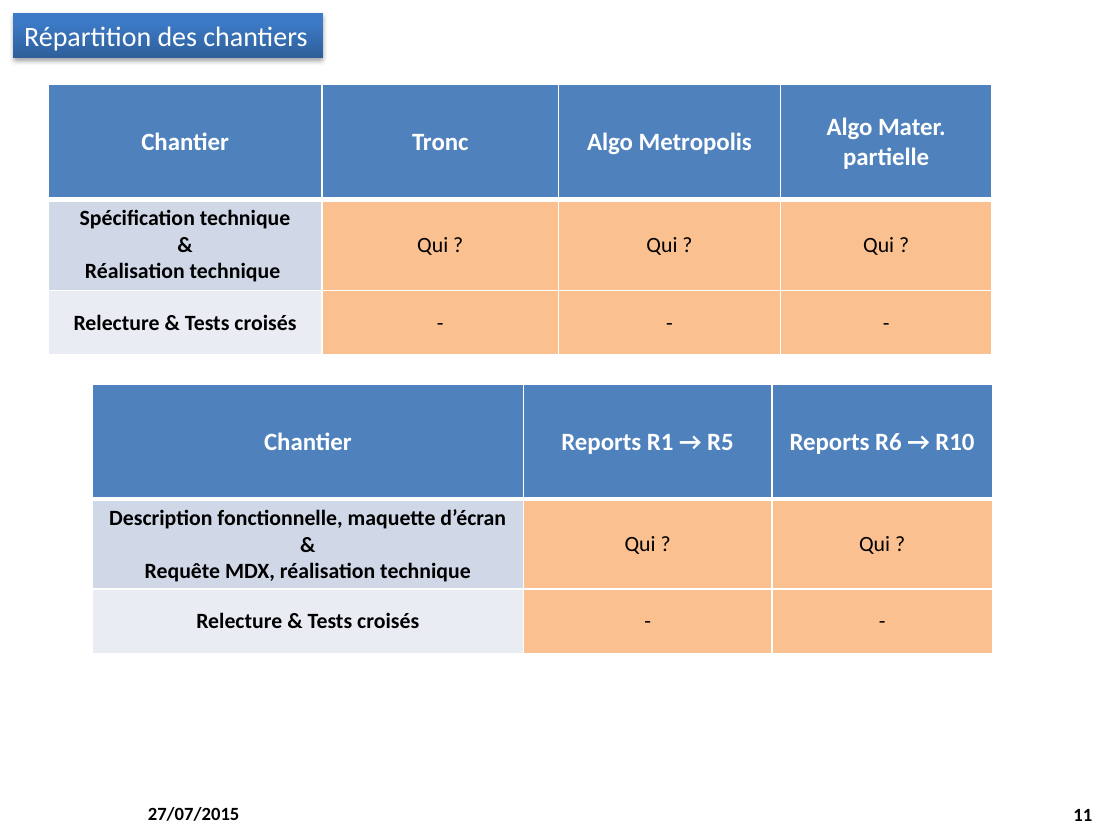
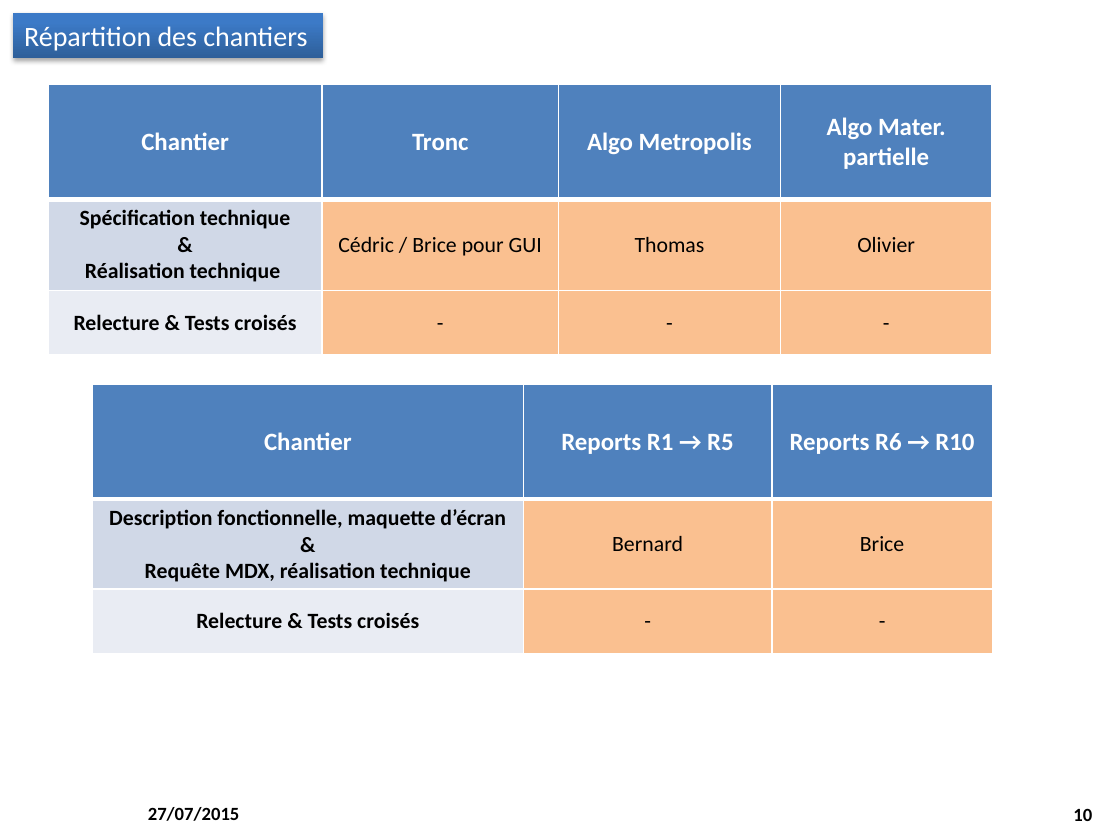
Before and after one commit to M2SIID-ODE/Projet_ODE, a slide deck: slide 10 of Documentation/4 - Suivi projet/Point_Equipe_2015-07-27.pptx (slide 11 before the commit). Drawn at 1120x840 pixels with LibreOffice and Linux fonts; fonts in the diff are those of the drawing; background and template pictures are left out. Boxes give left, top, right and bottom in pixels: in the first picture for what was removed or moved away, otherwise in the second. Text is boxed around its words. In the diff, an @@ line names an element or a change of style, - is before the commit and + after.

```diff
--- a/Documentation/4 - Suivi projet/Point_Equipe_2015-07-27.pptx
+++ b/Documentation/4 - Suivi projet/Point_Equipe_2015-07-27.pptx
@@ table at bbox=[48, 85, 992, 354] @@
-row 2: Spécification technique / & / Réalisation technique | Qui ? | Qui ? | Qui ?
+row 2: Spécification technique / & / Réalisation technique | Cédric / Brice pour GUI | Thomas | Olivier
@@ table at bbox=[93, 385, 993, 654] @@
-row 2, column 2: Qui ?
+row 2, column 2: Bernard
-row 2, column 3: Qui ?
+row 2, column 3: Brice
@@ page number at bbox=[1073, 808, 1092, 821]: text changed @@
-11
+10
```
Also in this commit, not shown: 5 other slides changed, 1 slide removed.
